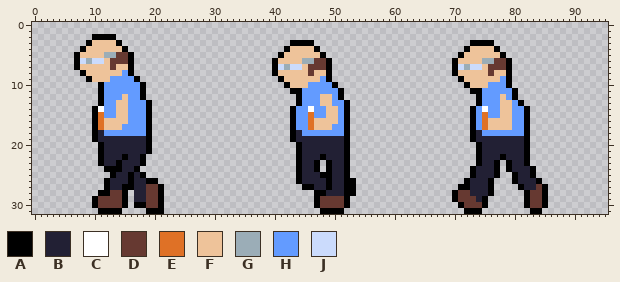
File history of a sprite sheet, DATA/Images/Sprites/Balan/Default/balan_walk_l.png. The picture above is the old version.
The file is 96x32 pixels.
Palette (. is transparent): A #000000  B #222034  C #ffffff  D #663931  E #df7126  F #eec39a  G #9badb7  H #639bff  J #cbdbfc
Pixels before (only the part around the change), first column x 0:
 0 ......................................................................................
 1 ......................................................................................
 2 ..........AAAA........................................................................
 3 .........AFFFFA............................AAAA..........................AAAA.........
 4 ........AFFFFFFA..........................AFFFFA........................AFFFFA........
 5 .......AFFFFGGDDA........................AFFFFFFA......................AFFFFFFA.......
 6 .......AJGJJFDDDA.......................AFFFFGGDDA....................AFFFFGGDDA......
 7 .......AFFFFFDFFA.......................AJGJJFDDDA....................AJGJJFDDDA......
 8 ........AFFFFFFHA.......................AFFFFFDFFA....................AFFFFFDFFA......
 9 .........AFFFHHHHA.......................AFFFFFFHA.....................AFFFFFFHA......
10 ...........AHHHHHHA.......................AFFFHHHHA.....................AFFFHHHA......
11 ...........AHHHHHHA........................AAHHHHHHA.....................AAHHHHHA.....
12 ...........AHHHFHHA.........................AHHHFFHA......................AHHHFHA.....
13 ...........AHHFFHHHA........................AHHHFFHHA.....................AHHHFFHA....
14 ..........ACHHFFHHHA.......................AHHCHHFFHA....................AHCHHFFHHA...
15 ..........AEHHFFHHHA.......................AHHEHHFFHA....................AHEHHFFHHA...
16 ..........AEFFFFHHHA.......................AHHEFFFFHA....................AHEFFFFHHA...
The same view after the edit:
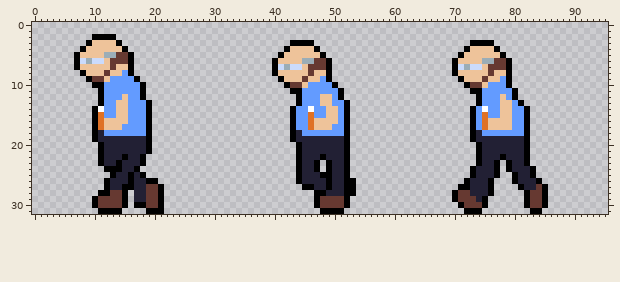
Message: Balan barbu Update de default balan pour rajouter la barbe
The exact change:
y 8: x 12 F -> D
y 9: x 10..11 FF -> DD; x 45 F -> D; x 75 F -> D
y 10: x 10 . -> A; x 43..44 FF -> DD; x 73..74 FF -> DD
Pixel boxes of the changes (left, top, right, bottom) in both pictures:
changed: (92, 70, 110, 88)
changed: (290, 76, 308, 88)
changed: (470, 76, 488, 88)
